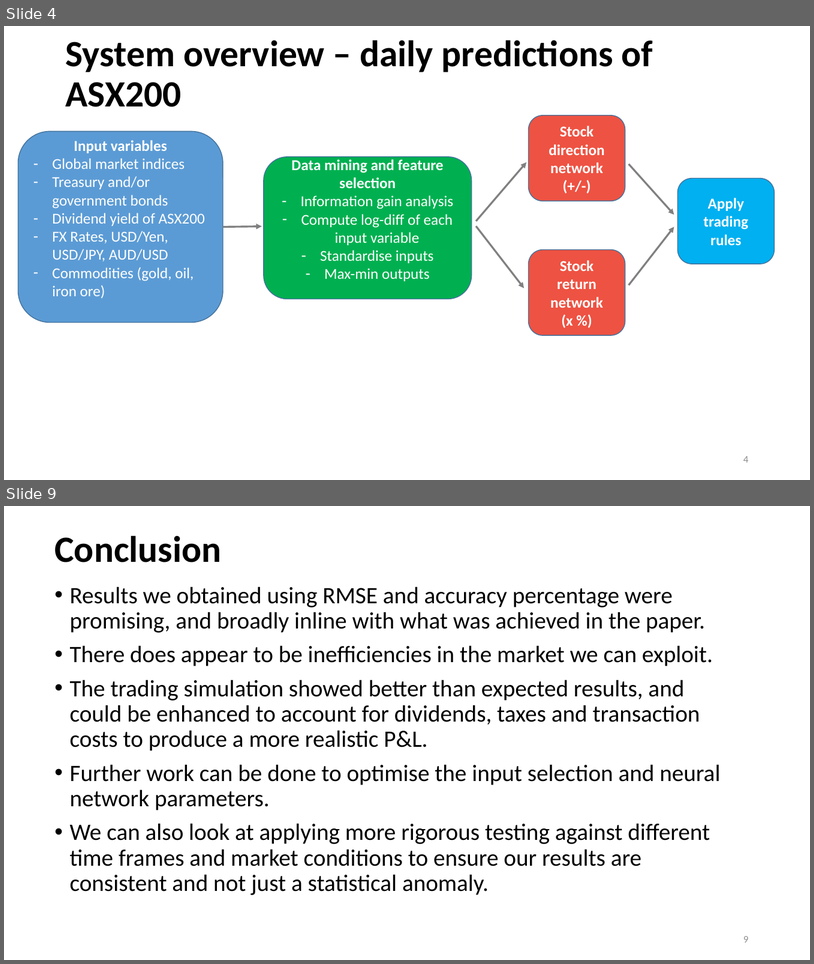
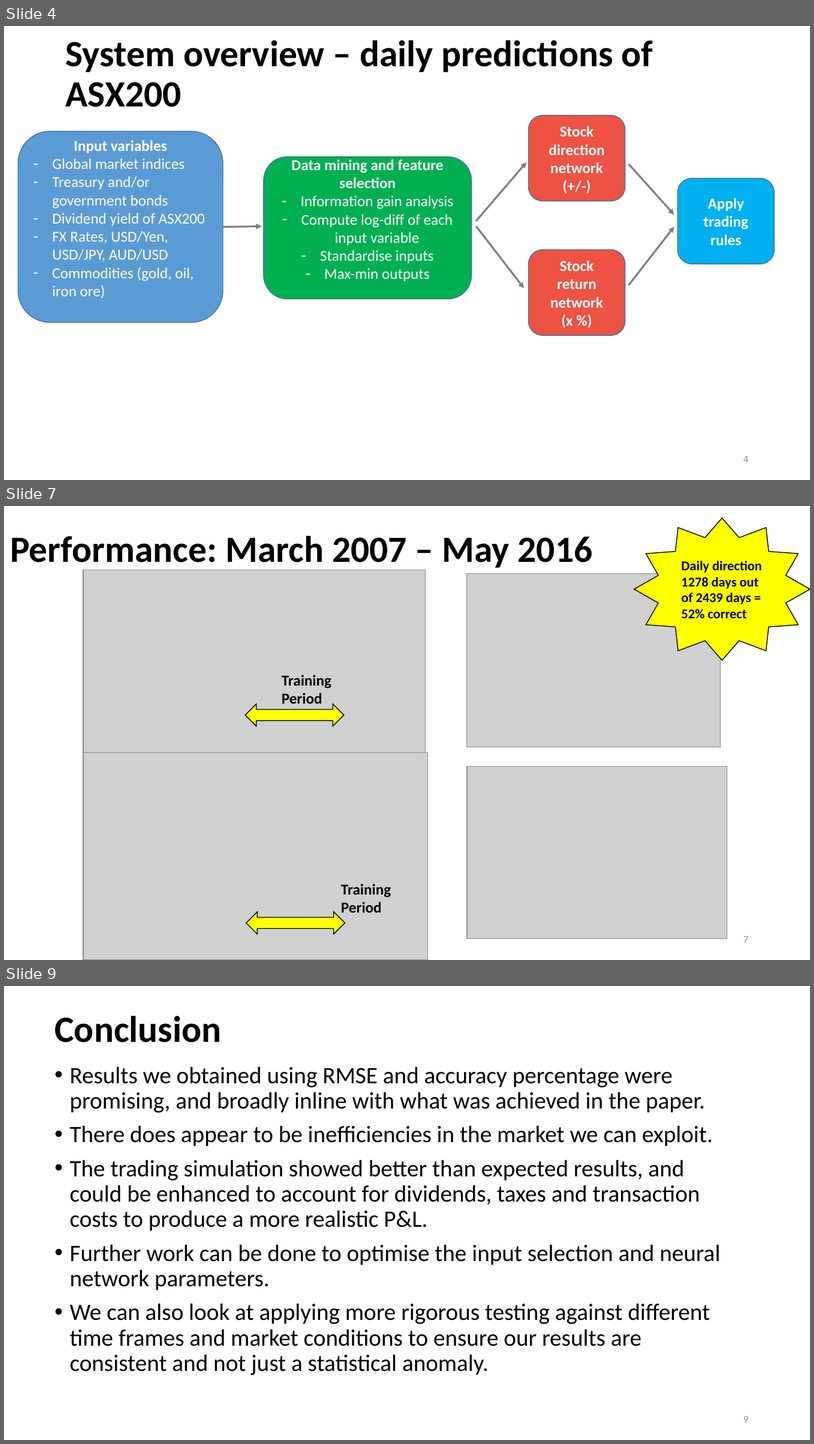
Before and after one commit to c0debrain/ASXForecastNN_Python, a slide deck: Presentation/Sunay - Final Demo.pptx. Shown one above the other, each under a label of ours: slides 4 and 9 before the commit, slides 4, 7 and 9 after it; the slides between them are not shown. The pictures are 814x964 and 814x1444 pixels, drawn with LibreOffice and Linux fonts; fonts in the diff are those of the drawing; grey boxes stand for pictures. Boxes give left, top, right and bottom in pixels: in the first picture for what was removed or moved away, otherwise in the second. Text is boxed around its words. In the diff, an @@ line names an element or a change of style, - is before the commit and + after.

```diff
--- a/Presentation/Sunay - Final Demo.pptx
+++ b/Presentation/Sunay - Final Demo.pptx
@@ slide 7 added at [4, 506, 810, 960], background #FFFFFF @@
@@ star added at [635, 518, 810, 660], fill #FFFF00, outline #000000 1 pt, 16 pt, text #000000, bold @@
+Daily direction 1278 days out of 2439 days = 52% correct
@@ title added at [10, 535, 593, 570], 44 pt, text #000000, bold @@
+Performance: March 2007 – May 2016
@@ picture added at [83, 570, 426, 753] @@
@@ picture added at [467, 574, 721, 747] @@
@@ text added at [282, 675, 332, 703], 18 pt, text #000000, bold @@
+Training Period
@@ left right arrow added at [245, 704, 344, 726], fill #FFFF00, outline #000000 1 pt @@
@@ picture added at [83, 753, 428, 960] @@
@@ picture added at [467, 766, 728, 939] @@
@@ text added at [341, 883, 391, 912], 18 pt, text #000000, bold @@
+Training Period
@@ left right arrow added at [246, 912, 345, 934], fill #FFFF00, outline #000000 1 pt @@
@@ page number added at [744, 936, 749, 942], 12 pt, text #8C8C8C @@
+7
```
Also in this commit, not shown: 5 slides changed, 1 slide removed, 9 other files.
